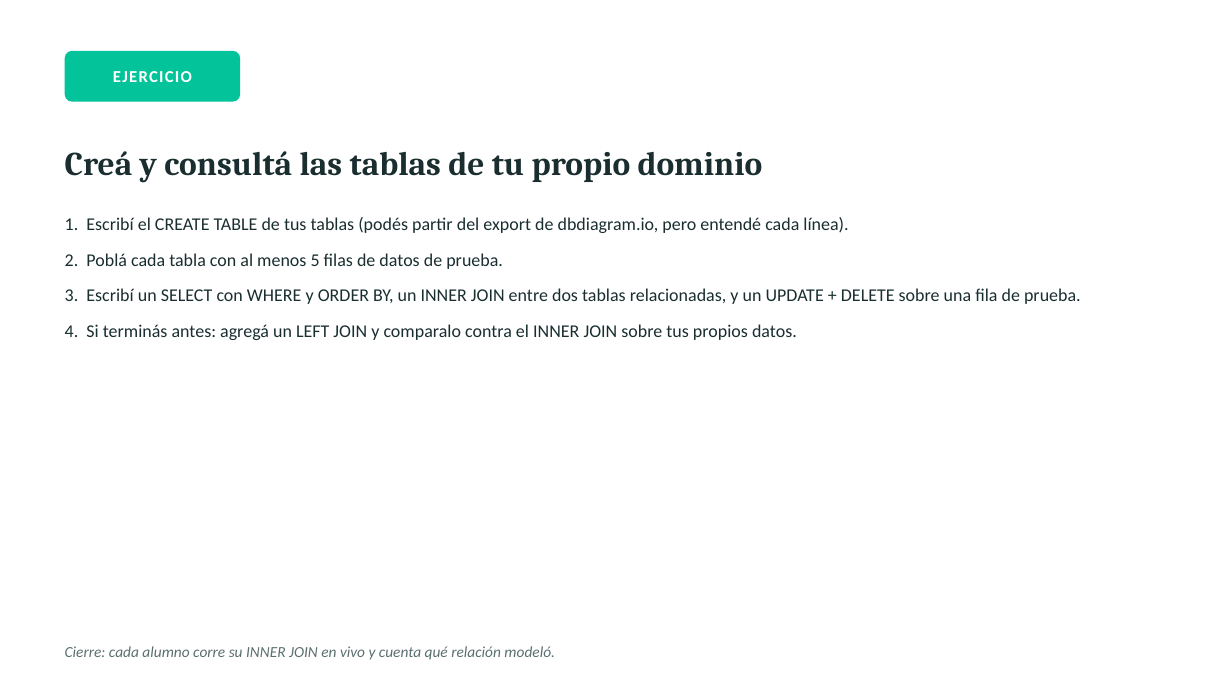
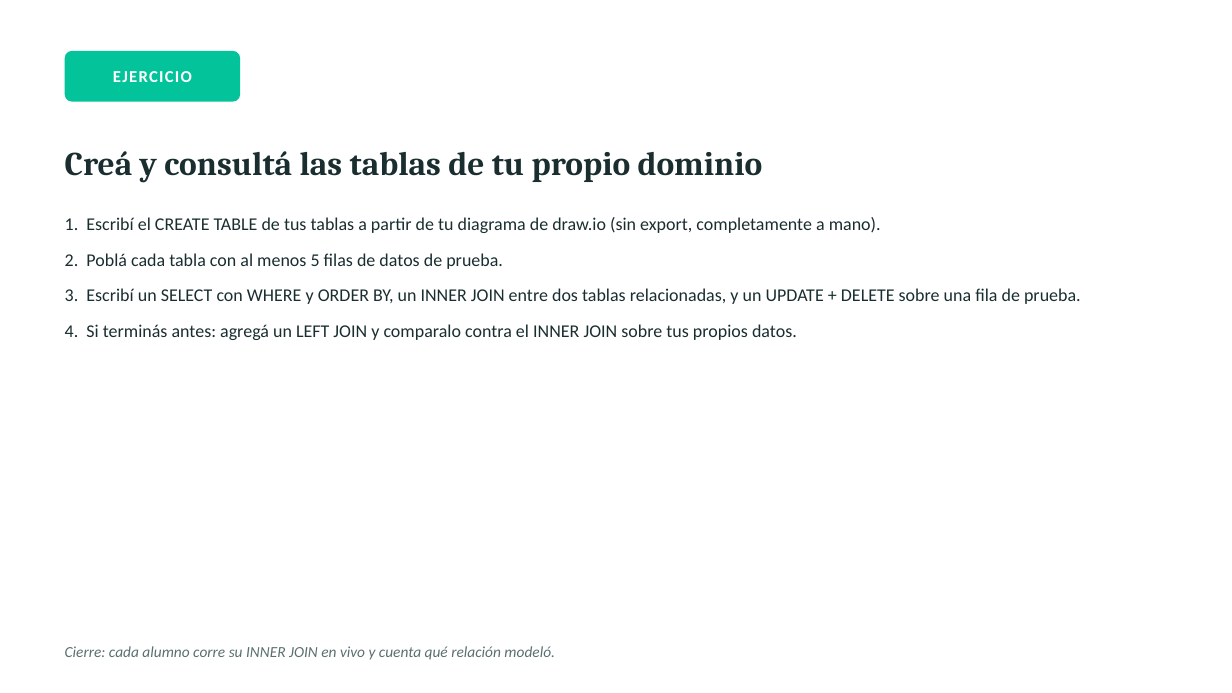
Before and after one commit to rafaelmogollon-gm2dev/backend-bootcamp-manejo-de-datos, a slide deck: slide 11 of clases/clase-2/presentacion.pptx. Drawn at 1232x693 pixels with LibreOffice and Linux fonts; fonts in the diff are those of the drawing. Boxes give left, top, right and bottom in pixels: in the first picture for what was removed or moved away, otherwise in the second. Text is boxed around its words. In the diff, an @@ line names an element or a change of style, - is before the commit and + after.

```diff
--- a/clases/clase-2/presentacion.pptx
+++ b/clases/clase-2/presentacion.pptx
@@ text at (x1=65, y1=217, x2=881, y2=233): text changed @@
-1. Escribí el CREATE TABLE de tus tablas (podés partir del export de dbdiagram.io, pero entendé cada línea).
+1. Escribí el CREATE TABLE de tus tablas a partir de tu diagrama de draw.io (sin export, completamente a mano).
```
Also in this commit, not shown: 1 other slide changed, 10 other files.
